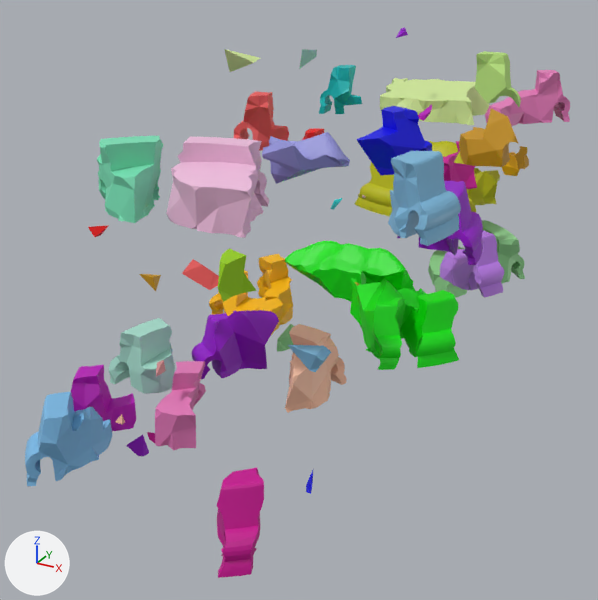
The glTF model docs/result/artifact/42468_sf/fractured_52_48pcs_transformed.glb, before and after one commit.
The view is the same before and after, from a camera (50 mm lens) standing at (1.6, -4.26, 1.33) and looking at (0.42, -2.11, 0.25). The axes (+X, +Y, +Z) are drawn at lower left. The lights are the same throughout. Where no turn or scale is listed for an object, it has been applied to the vertices.

The first picture shows 'piece_10.obj', 'piece_13.obj', 'piece_17.obj', 'piece_18.obj', 'piece_2.obj', 'piece_20.obj', 'piece_21.obj', 'piece_22.obj', 'piece_25.obj', 'piece_26.obj', 'piece_27.obj', 'piece_28.obj', 'piece_3.obj', 'piece_33.obj', 'piece_35.obj', 'piece_4.obj', 'piece_42.obj', 'piece_5.obj', 'piece_52.obj', 'piece_7.obj', 'piece_9.obj'.
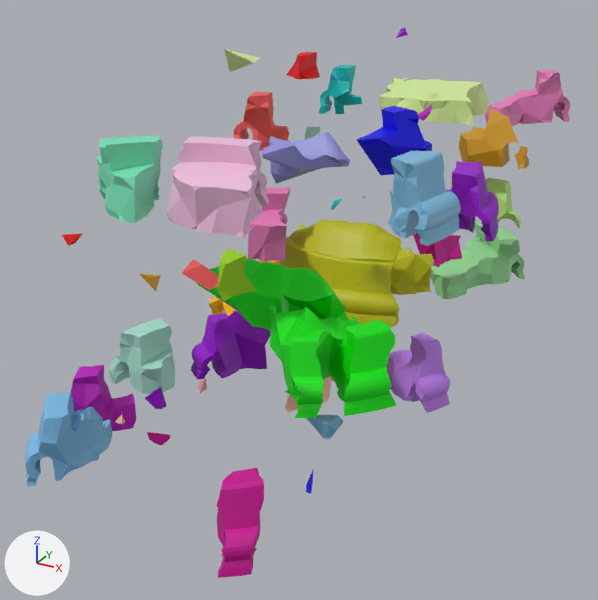
The newer file is also turned or shifted as a whole; pictures and numbers use the older file's frame.

Diff of the bpy script that builds the scene:
```diff
--- a/docs/result/artifact/42468_sf/fractured_52_48pcs_transformed.glb.py
+++ b/docs/result/artifact/42468_sf/fractured_52_48pcs_transformed.glb.py
@@ me_piece_9_obj @@
 me_piece_9_obj.from_pydata(...)  # 2597 vertices, 5194 faces; spans x 0.257..0.928, y -2.177..-1.811, z 0.109..0.389
+# me_piece_9_obj part 1: the whole mesh is moved by (0.0, -0.521, 0.109)
 me_piece_9_obj.materials.append(mat_defaultmaterial_008)
@@ me_piece_10_obj @@
 me_piece_10_obj.from_pydata(...)  # 41 vertices, 78 faces; spans x 0.1501..0.2677, y -1.7094..-1.6267, z 0.6197..0.702
+# me_piece_10_obj part 2: the whole mesh is moved by (0.0, -0.0606, 0.2684)
 me_piece_10_obj.materials.append(mat_defaultmaterial_009)
@@ me_piece_13_obj @@
 me_piece_13_obj.from_pydata(...)  # 3980 vertices, 7958 faces; spans x 0.221..0.738, y -1.367..-0.883, z 0.321..0.601
+# me_piece_13_obj part 3: the whole mesh is moved by (0.0, -0.737, -0.118)
 me_piece_13_obj.materials.append(mat_defaultmaterial_011)
@@ me_piece_20_obj @@
 me_piece_20_obj.from_pydata(...)  # 955 vertices, 1906 faces; spans x 0.777..1.0, y -2.199..-1.976, z 0.499..0.691
+# me_piece_20_obj part 4: the whole mesh is moved by (0.0, 0.151, 0.021)
 me_piece_20_obj.materials.append(mat_defaultmaterial_018)
@@ me_piece_21_obj @@
 me_piece_21_obj.from_pydata(...)  # 134 vertices, 264 faces; spans x 0.594..0.744, y -1.495..-1.313, z 0.476..0.648
+# me_piece_21_obj part 5: the whole mesh is moved by (0.0, -0.11, -0.24)
 me_piece_21_obj.materials.append(mat_defaultmaterial_019)
@@ me_piece_22_obj @@
 me_piece_22_obj.from_pydata(...)  # 556 vertices, 1108 faces; spans x 0.192..0.401, y -2.701..-2.448, z -0.004..0.185
+# me_piece_22_obj part 6: the whole mesh is moved by (0.0, 0.515, 0.397)
 me_piece_22_obj.materials.append(mat_defaultmaterial_020)
@@ me_piece_27_obj @@
 me_piece_27_obj.from_pydata(...)  # 740 vertices, 1476 faces; spans x 0.721..0.966, y -1.779..-1.557, z 0.234..0.424
+# me_piece_27_obj part 7: the whole mesh is moved by (0.0, -0.498, -0.175)
 me_piece_27_obj.materials.append(mat_defaultmaterial_024)
@@ me_piece_28_obj @@
 me_piece_28_obj.from_pydata(...)  # 167 vertices, 330 faces; spans x 0.8642..0.9959, y -1.8712..-1.8048, z 0.8759..1.0212
+# me_piece_28_obj part 8: the whole mesh is moved by (0.0, 0.1645, -0.416)
 me_piece_28_obj.materials.append(mat_defaultmaterial_025)
@@ me_piece_33_obj @@
 me_piece_33_obj.from_pydata(...)  # 35 vertices, 66 faces; spans x 0.7504..0.8274, y -1.0709..-0.9795, z 0.4627..0.5501
+# me_piece_33_obj part 9: the whole mesh is moved by (0.0, -0.3054, -0.091)
 me_piece_33_obj.materials.append(mat_defaultmaterial_029)
@@ me_piece_35_obj @@
 me_piece_35_obj.from_pydata(...)  # 19 vertices, 34 faces; spans x 0.5866..0.6939, y -2.4858..-2.4195, z 0.2259..0.297
+# me_piece_35_obj part 10: the whole mesh is moved by (0.0, 0.0929, -0.2739)
 me_piece_35_obj.materials.append(mat_defaultmaterial_031)
@@ me_piece_42_obj @@
 me_piece_42_obj.from_pydata(...)  # 10 vertices, 16 faces; spans x 0.2779..0.3343, y -2.8827..-2.8606, z 0.6821..0.715
+# me_piece_42_obj part 11: the whole mesh is moved by (0.0, -0.0861, 0.0067)
 me_piece_42_obj.materials.append(mat_defaultmaterial_038)
@@ me_piece_52_obj @@
 me_piece_52_obj.from_pydata(...)  # 6 vertices, 8 faces; spans x 0.1857..0.2389, y -2.7226..-2.6832, z -0.0536..0.0261
+# me_piece_52_obj part 12: the whole mesh is moved by (0.0, 0.0954, 0.1079)
 me_piece_52_obj.materials.append(mat_defaultmaterial_047)
```

Location of each change, (x1, y1, x2, y2) in pixels of the pictures (598 x 600 px):
'piece_9.obj', mesh moved
    before: (285, 241, 459, 370)
    after: (196, 259, 396, 418)
'piece_13.obj', mesh moved
    before: (355, 141, 500, 216)
    after: (280, 220, 434, 327)
'piece_27.obj', mesh moved
    before: (440, 230, 504, 297)
    after: (386, 332, 450, 413)
'piece_22.obj', mesh moved
    before: (155, 361, 206, 450)
    after: (248, 187, 290, 262)
'piece_20.obj', mesh moved
    before: (397, 181, 483, 265)
    after: (447, 161, 499, 241)
'piece_28.obj', mesh moved
    before: (475, 51, 521, 107)
    after: (485, 177, 521, 228)
'piece_21.obj', mesh moved
    before: (443, 141, 477, 189)
    after: (413, 234, 462, 268)
'piece_35.obj', mesh moved
    before: (288, 345, 331, 372)
    after: (306, 415, 344, 440)
'piece_10.obj', mesh moved
    before: (302, 128, 324, 140)
    after: (286, 52, 320, 80)
'piece_52.obj', mesh moved
    before: (126, 435, 149, 456)
    after: (145, 387, 167, 409)
'piece_42.obj', mesh moved
    before: (88, 225, 109, 237)
    after: (62, 233, 83, 246)
'piece_33.obj', mesh moved (not visible afterwards)
    before: (502, 152, 520, 176)
'piece_8.obj', unchanged, covered by the edit
    before: (285, 324, 346, 413)
    after: (285, 376, 335, 413)
'piece_0.obj', unchanged, covered by the edit
    before: (209, 254, 293, 335)
    after: (209, 259, 280, 316)
